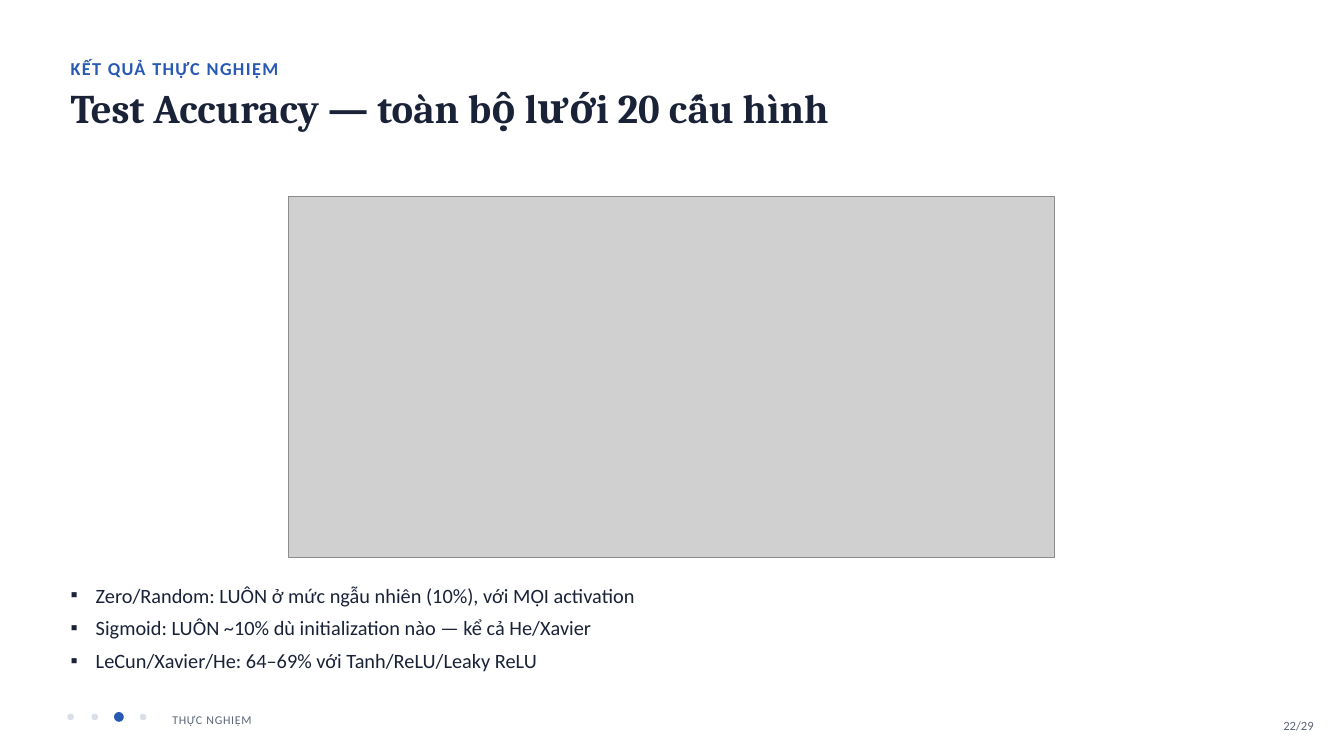
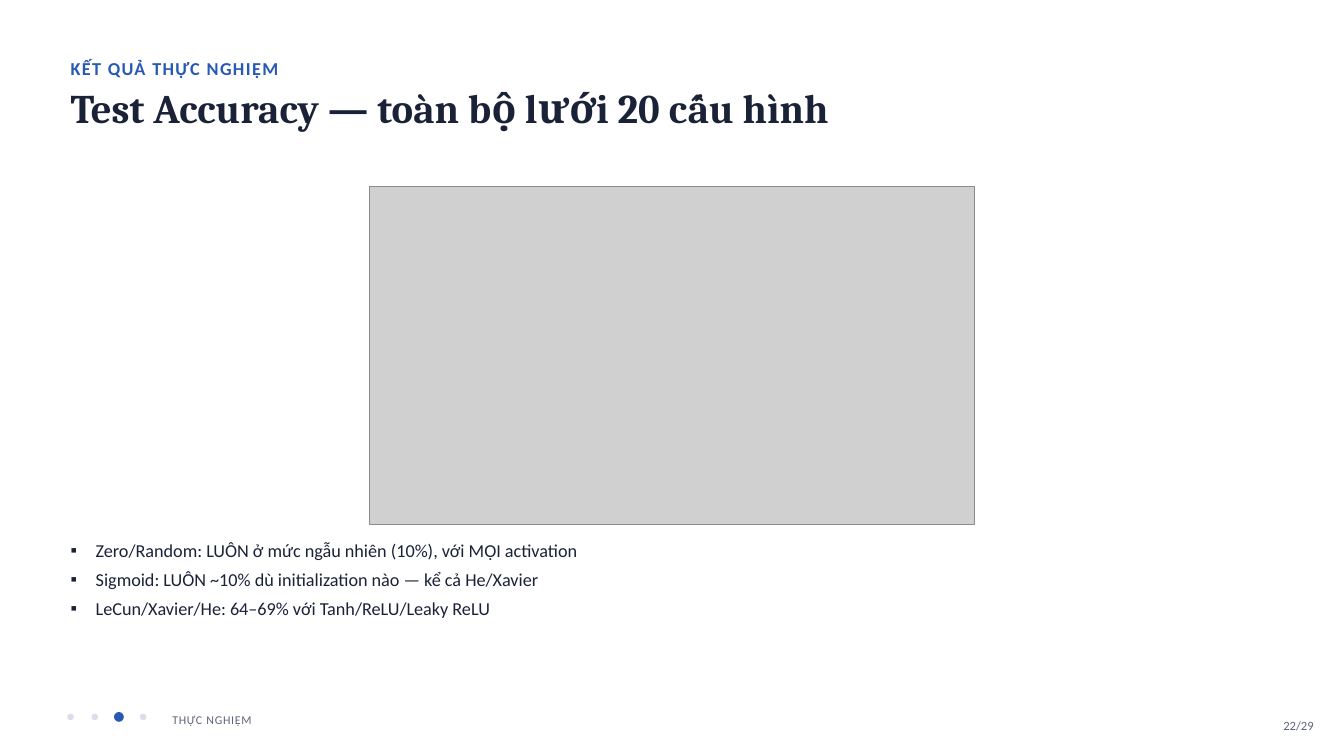
Before and after one commit to quankane/latex-web, a slide deck: slide 22 of report/Slide_Backprop_Initialization.pptx. Drawn at 1344x756 pixels with LibreOffice and Linux fonts; fonts in the diff are those of the drawing; grey boxes stand for pictures. Boxes give left, top, right and bottom in pixels: in the first picture for what was removed or moved away, otherwise in the second. Text is boxed around its words. In the diff, an @@ line names an element or a change of style, - is before the commit and + after.

```diff
--- a/report/Slide_Backprop_Initialization.pptx
+++ b/report/Slide_Backprop_Initialization.pptx
@@ picture: place and size @@
-picture at box(289, 197, 1056, 558)
+picture at box(370, 187, 975, 524)
@@ text "Zero/Random: LUÔN ở mức ngẫu ...": place and size @@
-text "Zero/Random: LUÔN ở mức ngẫu ..." at box(96, 586, 635, 672)
+text "Zero/Random: LUÔN ở mức ngẫu ..." at box(96, 543, 577, 618)
@@ text "Zero/Random: LUÔN ở mức ngẫu ..." at box(96, 543, 577, 618): size 14.5 to 13 pt; less space between paragraphs @@
```
Also in this commit, not shown: 7 other slides changed, 10 other files.
